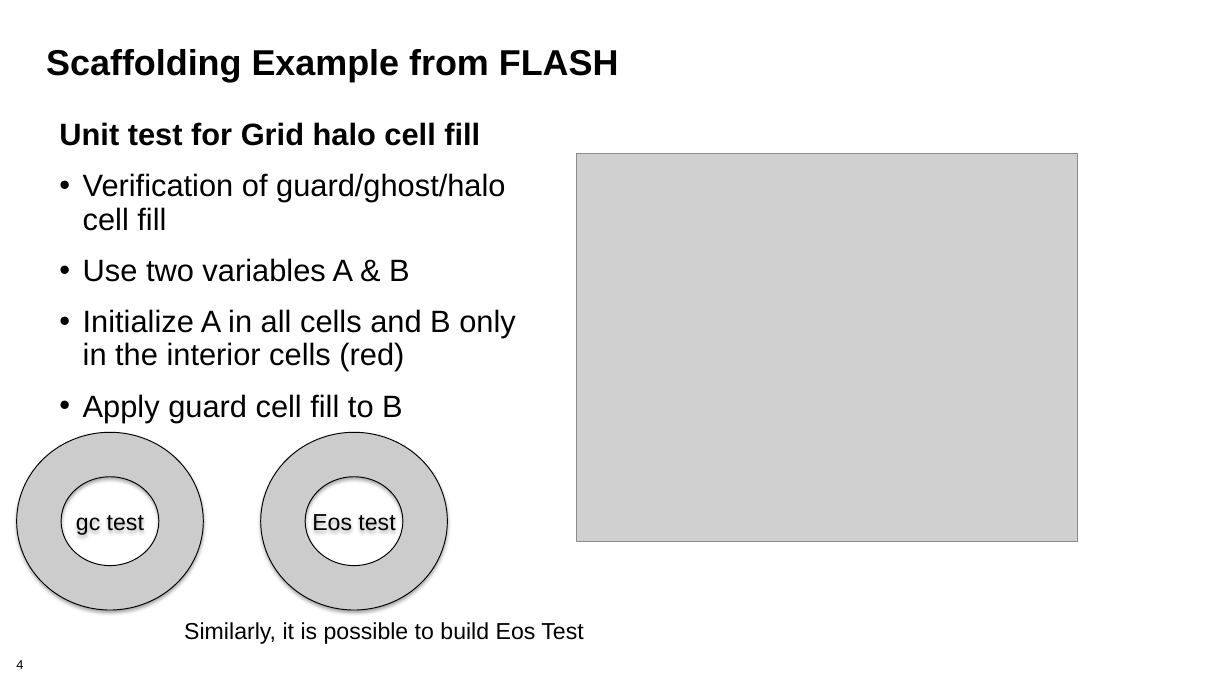
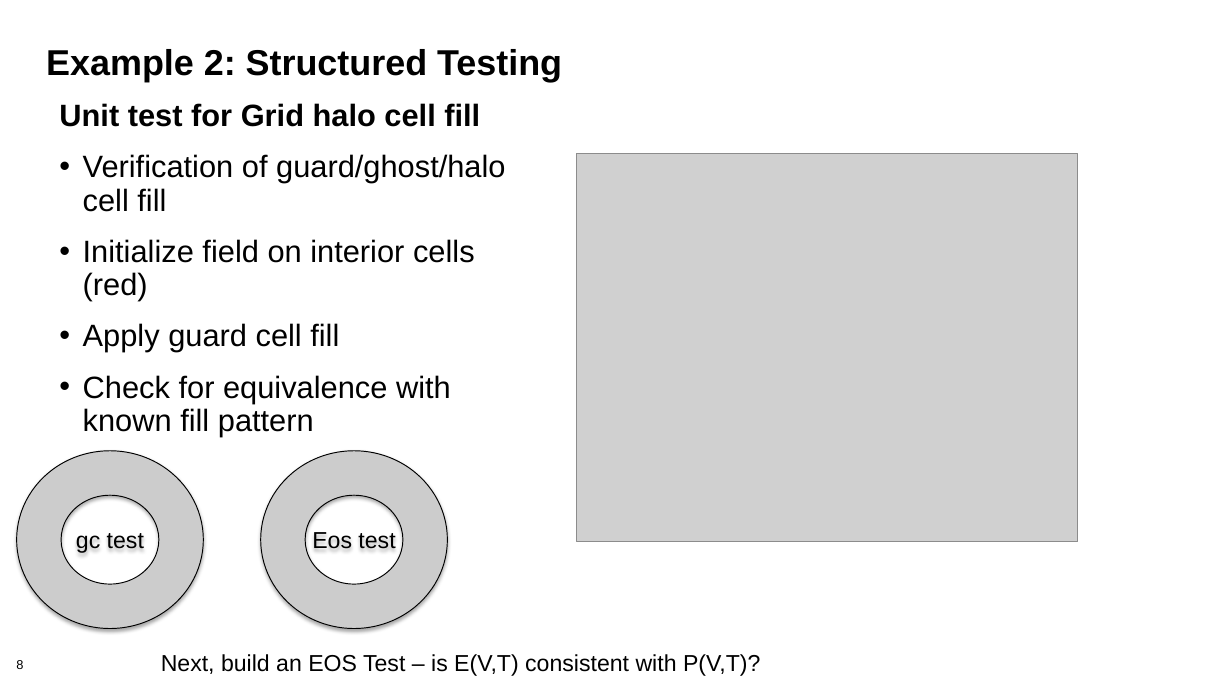
Before and after one commit to bssw-tutorial/presentations, a slide deck: slide 8 of final-presentations/2021-04-12-ecpam/03-testing2.pptx (slide 4 before the commit). Drawn at 1232x693 pixels with LibreOffice and Linux fonts; fonts in the diff are those of the drawing; grey boxes stand for pictures; background and template pictures are left out. Boxes give left, top, right and bottom in pixels: in the first picture for what was removed or moved away, otherwise in the second. Text is boxed around its words. In the diff, an @@ line names an element or a change of style, - is before the commit and + after.

```diff
--- a/final-presentations/2021-04-12-ecpam/03-testing2.pptx
+++ b/final-presentations/2021-04-12-ecpam/03-testing2.pptx
@@ title at <box>46,49,562,82</box>: text changed @@
-Scaffolding Example from FLASH
+Example 2: Structured Testing
@@ text "Unit test for Grid halo ...": place and size @@
-text "Unit test for Grid halo ..." at <box>59,122,516,422</box>
+text "Unit test for Grid halo ..." at <box>59,103,505,436</box>
@@ text at <box>83,239,475,436</box>: text changed @@
-• Use two variables A & B
-• Initialize A in all cells and B only in the interior cells (red)
-• Apply guard cell fill to B
+• Initialize field on interior cells (red)
+• Apply guard cell fill
+• Check for equivalence with known fill pattern
@@ donut "gc test": place and size @@
-donut "gc test" at <box>17,433,203,610</box>
+donut "gc test" at <box>17,451,203,628</box>
@@ donut "Eos test": place and size @@
-donut "Eos test" at <box>261,433,447,610</box>
+donut "Eos test" at <box>261,451,447,628</box>
@@ text at <box>161,654,760,676</box>: text changed @@
-Similarly, it is possible to build Eos Test
+Next, build an EOS Test – is E(V,T) consistent with P(V,T)?
@@ page number at <box>16,660,23,669</box>: text changed @@
-4
+8
```
Also in this commit, not shown: 7 other slides changed, 7 slides added.
